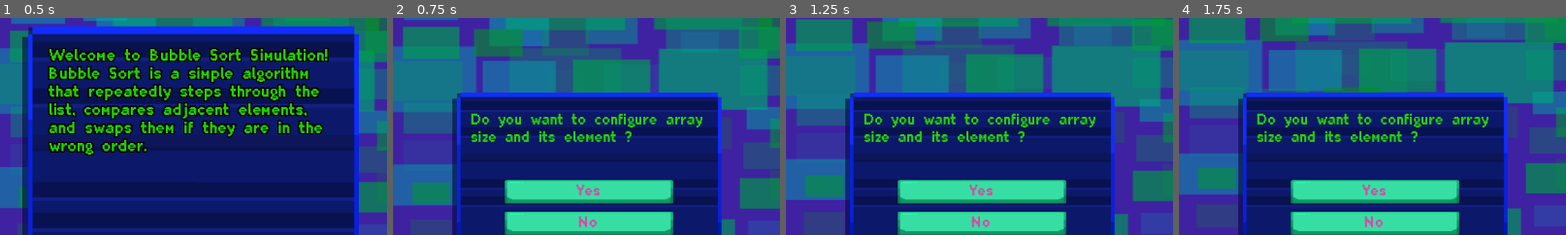
Above: before the commit, frames 1-4 (left to right).
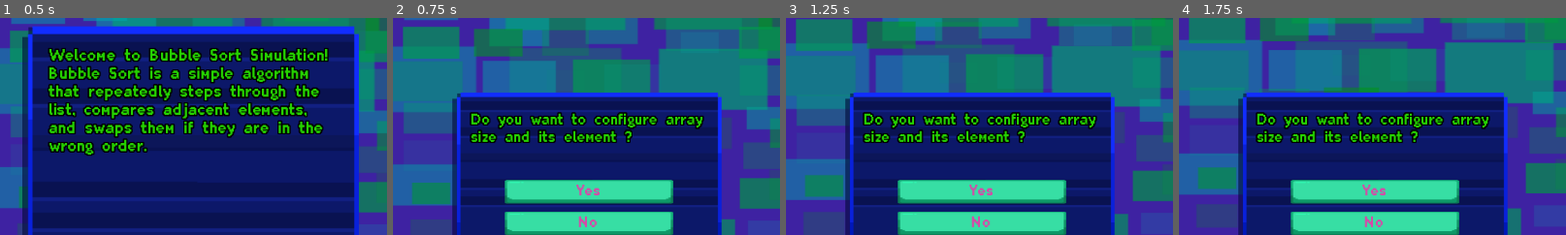
Above: after the commit, the same moments.

Repository: JezFhardDD/Algomate
Game: Godot game, scene res://scene/Main.tscn
The game is run twice, just before and just after one commit, with the same random seed, the same clock (stepped at 60 frames per second) and the same inputs.
Inputs:
- Up to frame 1 (0.5 s): no input
- Up to frame 2 (0.75 s): click "Skip" at 0.5 s
- Up to frame 3 (1.25 s): no input
- Up to frame 4 (1.75 s): click "Next Step" at 1.25 s
The pictures show only the part of the screen within x 25-75%, y 13-63%; the shares and areas given below are measured in that part.

Frame 1 is identical in both runs. In frame 2, 2.8% of the frame differs, in the area x 19-81%, y 43-58%; in frame 3, 2.8%; in frame 4, 2.8%.

Commit message:
polishing

Diff:
--- a/bubble-sort/scene/Main.tscn
+++ b/bubble-sort/scene/Main.tscn
@@ -301,6 +301,13 @@
 expand_margin_left = 2.0
 expand_margin_right = 2.0
 
+[sub_resource type="StyleBoxFlat" id="StyleBoxFlat_ene7r"]
+bg_color = Color(0, 0.776471, 0.482353, 1)
+corner_radius_top_left = 8
+corner_radius_top_right = 8
+corner_radius_bottom_right = 8
+corner_radius_bottom_left = 8
+
 [sub_resource type="StyleBoxFlat" id="StyleBoxFlat_1dr5g"]
 bg_color = Color(0, 0.776471, 0.482353, 1)
 corner_radius_top_left = 8
@@ -1355,6 +1362,7 @@
 theme_override_fonts/font = ExtResource("3_08k7p")
 theme_override_font_sizes/font_size = 24
 theme_override_styles/focus = SubResource("StyleBoxFlat_kxuod")
+theme_override_styles/hover = SubResource("StyleBoxFlat_ene7r")
 theme_override_styles/pressed = SubResource("StyleBoxFlat_1dr5g")
 theme_override_styles/normal = SubResource("StyleBoxFlat_wosyn")
 text = "C++"
@@ -1563,6 +1571,8 @@
 offset_right = 381.5
 offset_bottom = 92.0
 theme_override_colors/font_color = Color(0.145098, 0.823529, 0, 1)
+theme_override_colors/font_outline_color = Color(0, 0, 0, 1)
+theme_override_constants/outline_size = 8
 theme_override_fonts/font = ExtResource("3_08k7p")
 theme_override_font_sizes/font_size = 22
 text = "Do you want to configure array size and its element ?"
@@ -1738,6 +1748,8 @@
 offset_bottom = 88.0
 grow_horizontal = 2
 theme_override_colors/font_color = Color(0.145098, 0.823529, 0, 1)
+theme_override_colors/font_outline_color = Color(0, 0, 0, 1)
+theme_override_constants/outline_size = 8
 theme_override_fonts/font = ExtResource("3_08k7p")
 theme_override_font_sizes/font_size = 20
 text = "Do you really want to simulate new?"
@@ -1796,6 +1808,8 @@
 offset_right = 289.5
 offset_bottom = 97.0
 theme_override_colors/font_color = Color(0.145098, 0.823529, 0, 1)
+theme_override_colors/font_outline_color = Color(0, 0, 0, 1)
+theme_override_constants/outline_size = 8
 theme_override_fonts/font = ExtResource("3_08k7p")
 theme_override_font_sizes/font_size = 24
 text = "Simulate new success !"
@@ -1823,6 +1837,8 @@
 offset_right = 216.5
 offset_bottom = 64.0
 theme_override_colors/font_color = Color(0.145098, 0.823529, 0, 1)
+theme_override_colors/font_outline_color = Color(0, 0, 0, 1)
+theme_override_constants/outline_size = 8
 theme_override_fonts/font = ExtResource("3_08k7p")
 theme_override_font_sizes/font_size = 30
 text = "Please enter array size"
@@ -1909,6 +1925,7 @@
 offset_bottom = 28.0
 grow_horizontal = 2
 theme_override_colors/font_color = Color(0.145098, 0.823529, 0, 1)
+theme_override_constants/outline_size = 8
 theme_override_fonts/font = ExtResource("3_08k7p")
 theme_override_font_sizes/font_size = 28
 text = "Please enter array elements"
Not shown: 1 places in bubble-sort/scene/Main.tscn that only renumber resources
